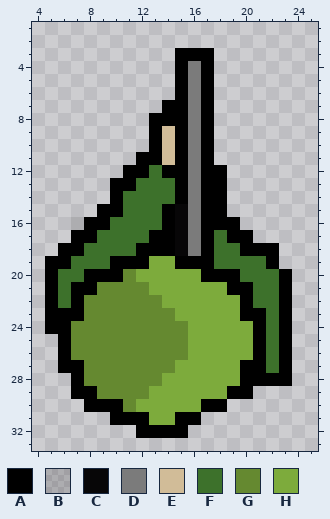
A pixel-art sprite gets an edit: Assets/ShooterSpritePack/Sprites/PlayerIdle/SoldierIdle0.png. The picture above is the old version.
The file is 29x45 pixels. Pixels under 10% opacity are left out. Colours within 5 levels of each other are drawn and written as one. Shown: x 4..25, y 1..33.
Palette (. is transparent): A #000000  B #07060729  C #070607  D #7b7b7b  E #d1bc98  F #3d712b  G #658930  H #7dab3c
After the commit:
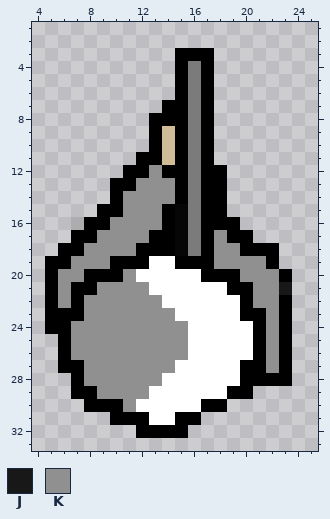
Colours new in this view: J #181818  K #909090
Edits made:
@@ palette @@
-H #7dab3c
+H #ffffff
@@ x 4..25 @@
 11 ........AAEADA........
-12 .......AAFAADAA.......
-13 ......AAFFFADAA.......
-14 ......AFFFFADAA.......
-15 .....AAFFFACDAA.......
-16 ...BAAFFFFACDAAA......
-17 ...AAFFFFAACDAFAA.....
-18 ..AAFFFFAAACDAFFAAA...
-19 .AAFFFAAAHHAAAFFFFA...
-20 .AFFAAAGHHHHHAAAFFFA..
-21 .AFAAGGGGHHHHHHAAFFA..
-22 .AFAGGGGGGHHHHHHAFFA..
-23 .AAAGGGGGGGHHHHHAAFA..
-24 .AAGGGGGGGGGHHHHHAFA..
-25 ..AGGGGGGGGGHHHHHAFA..
-26 ..AGGGGGGGGGHHHHHAFA..
-27 ..AAGGGGGGGHHHHHAAFA..
-28 ...AGGGGGGHHHHHHAAAA..
-29 ...AAGGGGHHHHHHAA.....
-30 ....AAAGHHHHHAA.......
+12 .......AAKAADAA.......
+13 ......AAKKKADAA.......
+14 ......AKKKKADAA.......
+15 .....AAKKKACDAA.......
+16 ...BAAKKKKACDAAA......
+17 ...AAKKKKAACDAKAA.....
+18 ..AAKKKKAAACDAKKAAA...
+19 .AAKKKAAAHHAAAKKKKA...
+20 .AKKAAAKHHHHHAAAKKKA..
+21 .AKAAKKKKHHHHHHAAKKJ..
+22 .AKAKKKKKKHHHHHHAKKA..
+23 .AAAKKKKKKKHHHHHAAKA..
+24 .AAKKKKKKKKKHHHHHAKA..
+25 ..AKKKKKKKKKHHHHHAKA..
+26 ..AKKKKKKKKKHHHHHAKA..
+27 ..AAKKKKKKKHHHHHAAKA..
+28 ...AKKKKKKHHHHHHAAAA..
+29 ...AAKKKKHHHHHHAA.....
+30 ....AAAKHHHHHAA.......
 31 ......AAAHHAA.........
Pixel boxes of the changes (left, top, right, bottom) in both pictures:
changed: (58, 165, 292, 425)
